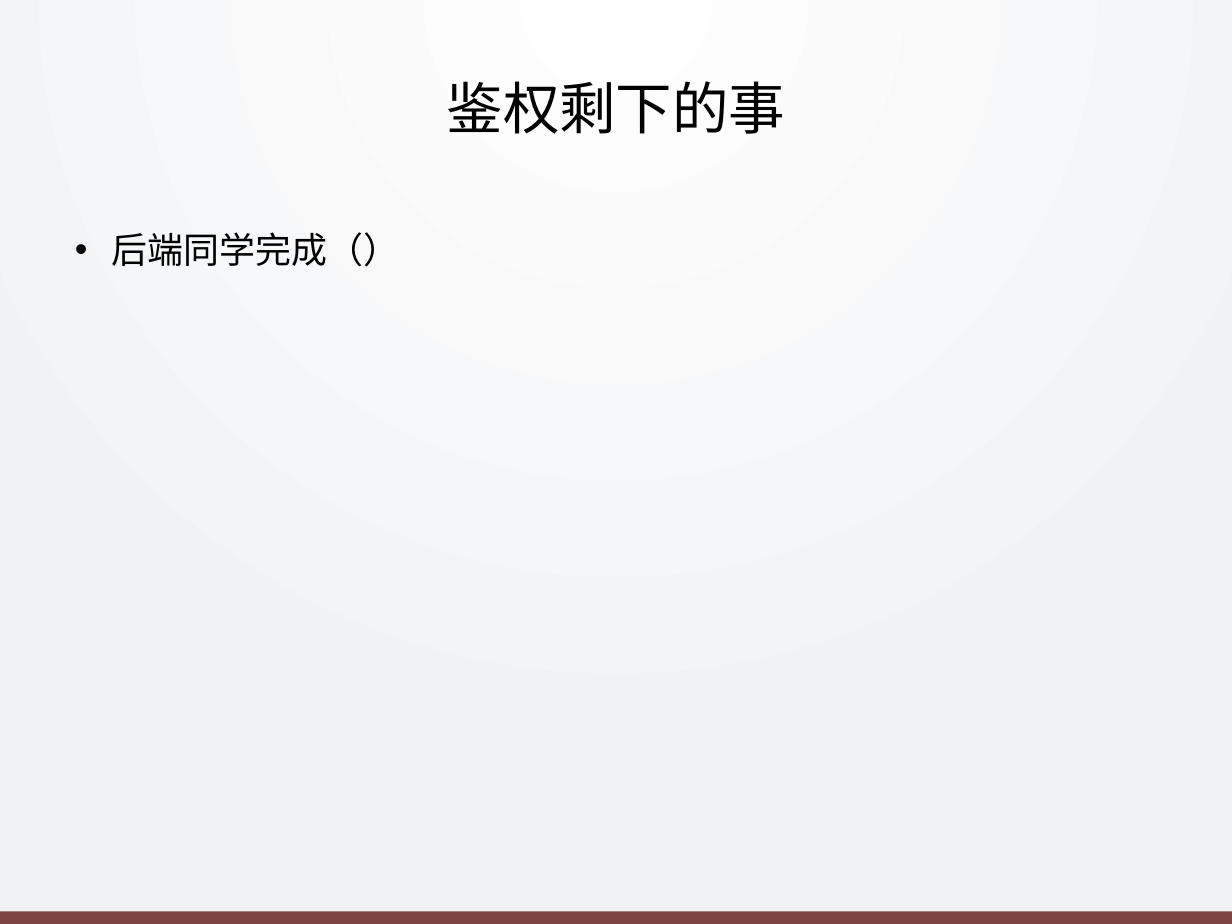
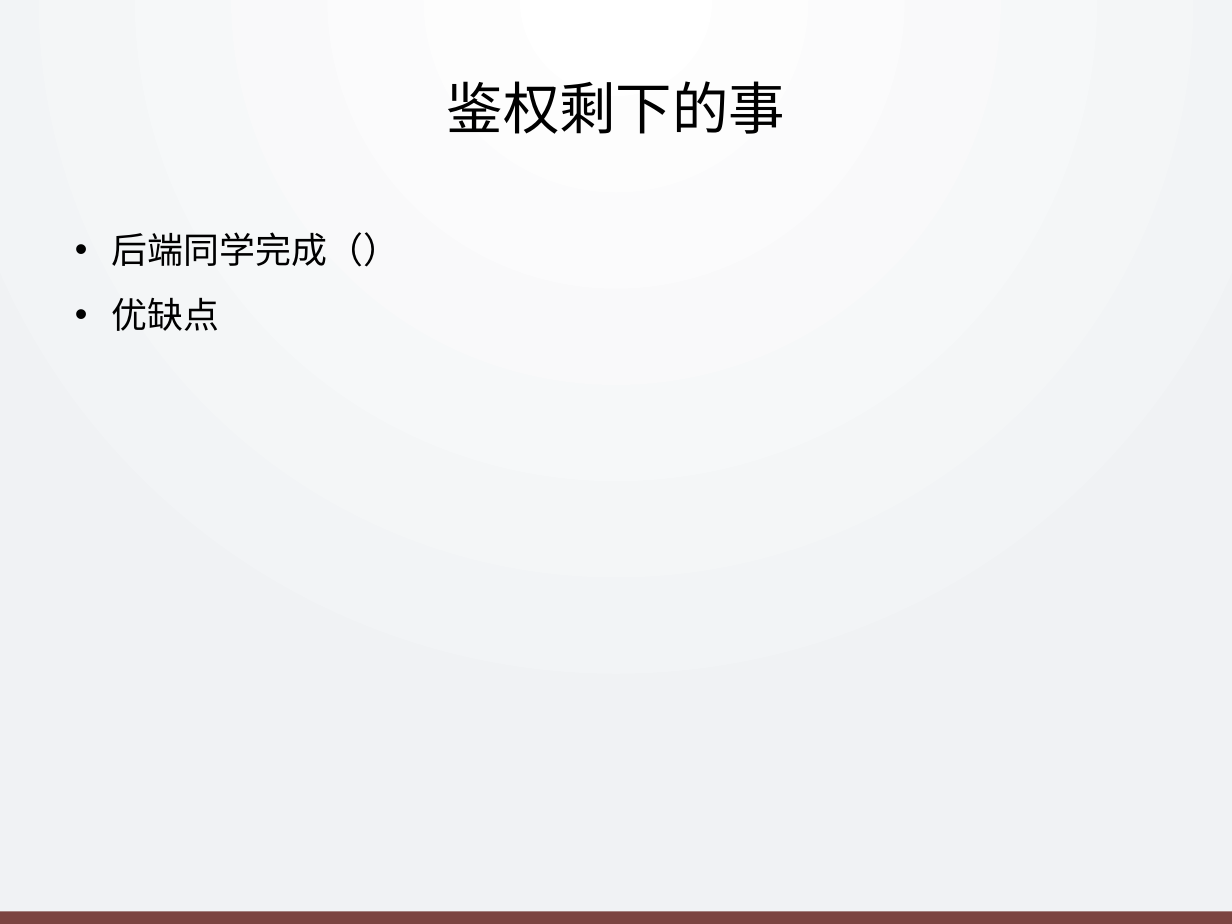
Before and after one commit to cxz66666/wechat-miniprogram, a slide deck: slide 18 of Day7/小程序初探.pptx. Drawn at 1232x924 pixels with LibreOffice and Linux fonts; fonts in the diff are those of the drawing. Boxes give left, top, right and bottom in pixels: in the first picture for what was removed or moved away, otherwise in the second. Text is boxed around its words. In the diff, an @@ line names an element or a change of style, - is before the commit and + after.

```diff
--- a/Day7/小程序初探.pptx
+++ b/Day7/小程序初探.pptx
@@ text at <box>112,297,220,331</box>: paragraph added @@
+• 优缺点
```
Also in this commit, not shown: 1 other slide changed, 14 other files.
